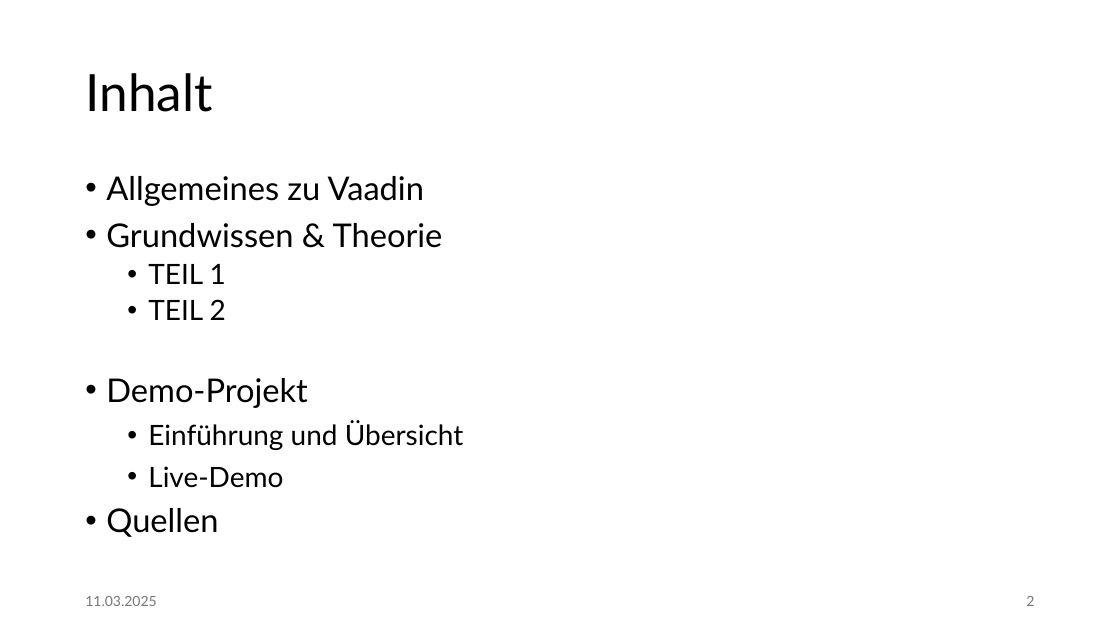
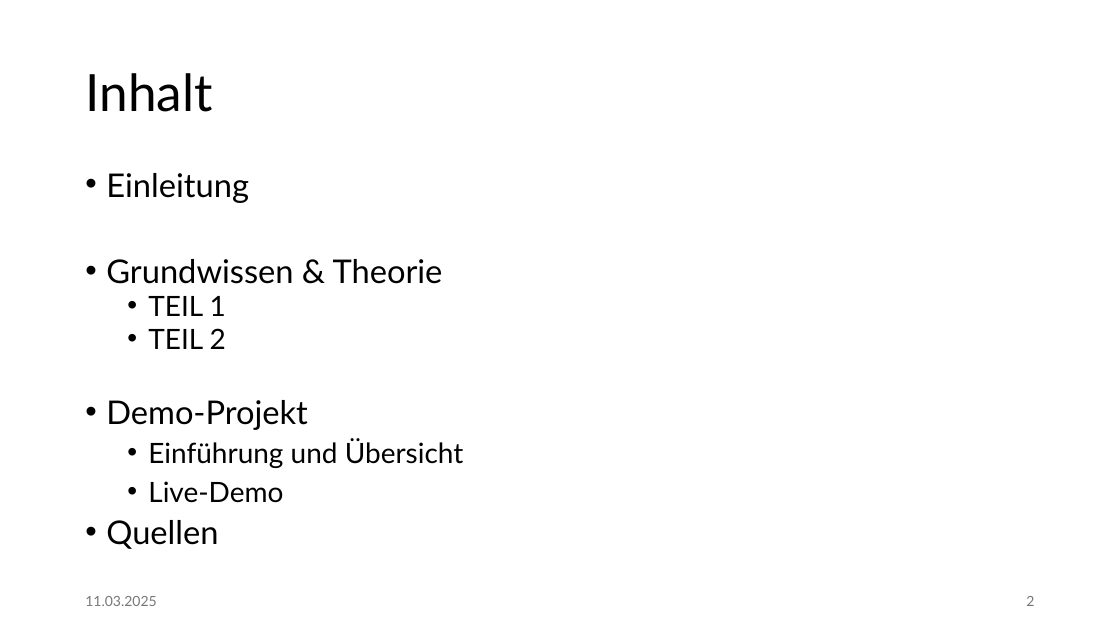
Before and after one commit to jonasaberger/DBI_JavaVaadin, a slide deck: slide 2 of 00_Docs/Projektpraesentation.pptx. Drawn at 1120x630 pixels with LibreOffice and Linux fonts; fonts in the diff are those of the drawing. Boxes give left, top, right and bottom in pixels: in the first picture for what was removed or moved away, otherwise in the second. Text is boxed around its words. In the diff, an @@ line names an element or a change of style, - is before the commit and + after.

Commit message:
- Update Powerpoint

```diff
--- a/00_Docs/Projektpraesentation.pptx
+++ b/00_Docs/Projektpraesentation.pptx
@@ text at (x1=106, y1=173, x2=249, y2=203): text changed @@
-• Allgemeines zu Vaadin
+• Einleitung
@@ text at (x1=106, y1=259, x2=464, y2=549): line spacing 0.9 to 0.8 @@
```
Also in this commit, not shown: 2 other slides changed, 5 slides added.
